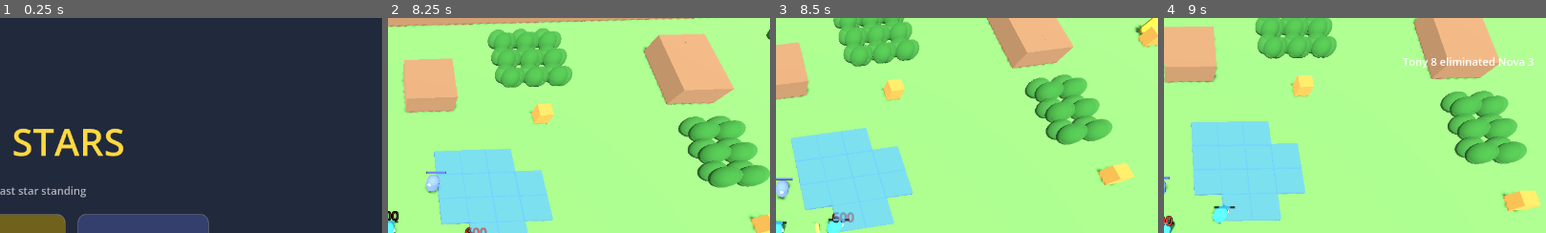
Above: before the commit, frames 1-4 (left to right).
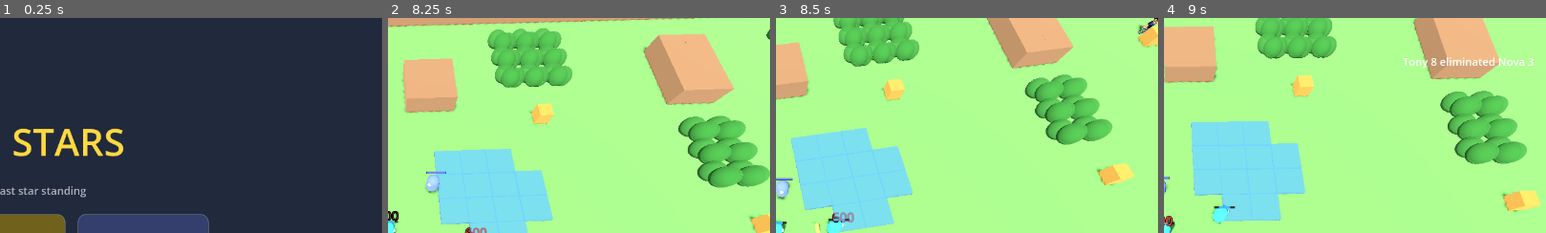
Above: after the commit, the same moments.

Repository: rydercarlson/NobleStars
Game: Godot game, scene res://menu.tscn
Two runs of this game, one before a commit and one after it. Both use one fixed random seed, a clock stepped at 60 frames per second and the inputs below.
Inputs (mouse positions are % of the whole screen's width and height, from its top left):
- Up to frame 1 (0.25 s): no input
- Up to frame 2 (8.25 s): click "PLAY" at 0.5 s; tap Enter at 1.25, 2.75 s; move the mouse to (72, 45) at 1.27 s; hold D 1.28-2 s; hold R 1.28-2 s; click (72, 45) at 1.42 s; tap Space at 1.52, 2, 3.5, 4.52, 7.52 s; drag from (30, 55) to (45, 70) at 2.02 s; move the mouse to (60, 28) at 2.77 s; hold D 2.78-3.5 s; hold R 2.78-3.5 s; drag from (45, 70) to (20, 35) at 3.52 s; move the mouse to (80, 65) at 4.27 s; hold A 4.28-5 s; hold R 4.28-5 s; drag from (20, 35) to (35, 25) at 5.02 s; move the mouse to (55, 50) at 5.77 s; hold S 5.78-6.5 s; hold R 5.78-6.5 s; click (55, 50) at 5.92 s; drag from (35, 25) to (30, 55) at 6.52 s; move the mouse to (72, 45) at 7.27 s; hold W 7.28-8 s; hold R 7.28-8 s; drag from (30, 55) to (45, 70) at 8.02 s
- Up to frame 3 (8.5 s): no input
- Up to frame 4 (9 s): move the mouse to (60, 28) at 8.77 s; hold S from 8.78 s (still down); hold R from 8.78 s (still down)
The pictures show only the part of the screen within x 50-100%, y 0-50%; the shares and areas given below are measured in that part.

Frames 1-2 are identical in both runs. In frame 3, 0.2% of the frame differs, in the area x 93-100%, y 0-9%; in frame 4, nothing differs.

Commit message:
Wire Meshy Tony model into Godot fighters + fix black-render
fighter.gd loads a kit's GLB model when kits.gd declares model/clips:
instanced in place of the capsule, Idle/Running clips driven by
velocity, Thrust_Slash played at 3x on attack. Tony uses
Assets/3D/Animation/tennis_brawler_animated.glb (copied to
godot/assets/tony.glb). Kits without a model keep the capsule.

Render fix: Meshy exports metallicFactor=1.0, which renders black in
a scene without reflection probes — fighter setup clamps metallic to
0 on every imported surface. (Candidate defect #4 for
Tools/fix_meshy_glb.py, left to the tool since it's owned by the
asset pipeline.)

Co-Authored-By: Claude Fable 5 <noreply@anthropic.com>
Claude-Session: https://claude.ai/code/session_01QHyEsjKJH9ZerRJZDzHHz1

Diff:
--- a/godot/scripts/fighter.gd
+++ b/godot/scripts/fighter.gd
@@ -20,6 +20,9 @@
 
 var _body_mesh: MeshInstance3D
 var _material: StandardMaterial3D
+var _model: Node3D
+var _anim: AnimationPlayer
+var _attack_anim_until := 0.0
 var _bar_fill: Sprite3D
 var _bar_bg: Sprite3D
 var _pending_popup := 0
@@ -53,6 +56,39 @@
 	col.position.y = 0.8
 	add_child(col)
 
+	if kit.has("model"):
+		_setup_model()
+	else:
+		_setup_capsule()
+
+	_bar_bg = _bar(Color(0.1, 0.1, 0.1, 0.8), 2.25)
+	_bar_fill = _bar(kit.color, 2.28)
+	_refresh_bar()
+
+## Rigged Meshy character: model stands on y=0 facing -Z, clips per kit.
+func _setup_model() -> void:
+	var scene: PackedScene = load(kit.model)
+	_model = scene.instantiate()
+	add_child(_model)
+	# Meshy exports metallicFactor=1.0; full metal renders black without
+	# reflection probes, so clamp it on every imported surface.
+	for mi in _model.find_children("*", "MeshInstance3D", true, false):
+		var mesh: Mesh = mi.mesh
+		for s in mesh.get_surface_count():
+			var mat = mesh.surface_get_material(s)
+			if mat is BaseMaterial3D:
+				mat.metallic = 0.0
+	_anim = _model.find_child("AnimationPlayer", true, false)
+	if _anim:
+		var clips: Dictionary = kit.clips
+		for clip_name in [clips.idle, clips.run]:
+			var a: Animation = _anim.get_animation(clip_name)
+			if a:
+				a.loop_mode = Animation.LOOP_LINEAR
+		_anim.play(clips.idle)
+
+## Placeholder capsule for kits without a model yet.
+func _setup_capsule() -> void:
 	_body_mesh = MeshInstance3D.new()
 	var mesh := CapsuleMesh.new()
 	mesh.radius = 0.45
@@ -76,9 +112,27 @@
 	nose.position = Vector3(0, 1.15, -0.42)
 	add_child(nose)
 
-	_bar_bg = _bar(Color(0.1, 0.1, 0.1, 0.8), 2.25)
-	_bar_fill = _bar(kit.color, 2.28)
-	_refresh_bar()
+## Drives idle/run/attack clips; called by the scene each frame with game time.
+func update_animation(game_now: float) -> void:
+	if _anim == null or is_dead():
+		return
+	if game_now < _attack_anim_until:
+		return
+	var clips: Dictionary = kit.clips
+	var moving := velocity.length() > 0.5
+	var want: String = clips.run if moving else clips.idle
+	if _anim.current_animation != want:
+		_anim.play(want, 0.15)
+
+func play_attack_animation(game_now: float) -> void:
+	if _anim == null:
+		return
+	var clips: Dictionary = kit.clips
+	var speed: float = clips.get("attack_speed", 1.0)
+	_anim.play(clips.attack, 0.05, speed)
+	var a: Animation = _anim.get_animation(clips.attack)
+	if a:
+		_attack_anim_until = game_now + a.length / speed
 
 func _bar(color: Color, y: float) -> Sprite3D:
 	var s := Sprite3D.new()
@@ -150,10 +204,11 @@
 	last_damage_at = now
 	_pending_popup += amount
 	_refresh_bar()
-	# Hit flash
-	_material.albedo_color = Color.WHITE
-	get_tree().create_timer(0.07).timeout.connect(
-		func() -> void: _material.albedo_color = kit.color)
+	# Hit flash (capsule placeholder only; models keep their own material)
+	if _material:
+		_material.albedo_color = Color.WHITE
+		get_tree().create_timer(0.07).timeout.connect(
+			func() -> void: _material.albedo_color = kit.color)
 
 func receive_knockback(direction: Vector3, strength: float) -> void:
 	knockback_vel += direction.normalized() * strength
@@ -183,8 +238,10 @@
 
 func set_concealed(hidden: bool, self_view: bool) -> void:
 	if self_view:
-		_material.albedo_color.a = 0.55 if hidden else 1.0
-		_material.transparency = BaseMaterial3D.TRANSPARENCY_ALPHA if hidden else BaseMaterial3D.TRANSPARENCY_DISABLED
+		if _material:
+			_material.albedo_color.a = 0.55 if hidden else 1.0
+			_material.transparency = BaseMaterial3D.TRANSPARENCY_ALPHA if hidden else BaseMaterial3D.TRANSPARENCY_DISABLED
+		# Model fighters stay visible to themselves in bushes.
 	else:
 		visible = not hidden
 
--- a/godot/scripts/kits.gd
+++ b/godot/scripts/kits.gd
@@ -45,6 +45,9 @@
 static func tony() -> Dictionary:
 	return {
 		"name": "Tony", "color": Color(0.98, 0.85, 0.25),
+		"model": "res://assets/tony.glb",
+		"clips": {"idle": "Idle", "run": "Running", "attack": "Thrust_Slash",
+				  "attack_speed": 3.0},
 		"weapon": {
 			"style": Style.LOB, "pellets": 1, "spread_deg": 0.0, "damage": 900,
 			"range": 6.5 * TILE, "speed": 19.0, "radius": 0.22,
--- a/godot/scripts/main.gd
+++ b/godot/scripts/main.gd
@@ -250,6 +250,7 @@
 func perform_attack(f: Fighter, weapon: Dictionary, dir: Vector3, dist: float) -> void:
 	var unit := Vector3(dir.x, 0, dir.z).normalized()
 	f.face_direction(unit)
+	f.play_attack_animation(now)
 	match int(weapon.style):
 		Kits.Style.PELLETS:
 			var base := atan2(unit.x, unit.z)
@@ -473,6 +474,8 @@
 			if Input.is_physical_key_pressed(KEY_R):
 				start_match()
 
+	for f in fighters:
+		f.update_animation(now)
 	_update_concealment()
 	_update_status()
 	_shot_check()
Binary file added: godot/assets/tony.glb
Not shown, added: godot/assets/tony.glb.import
Binary file added: godot/assets/tony_texture_0.png
Not shown, added: godot/assets/tony_texture_0.png.import
Not shown, changed: CLAUDE.md
